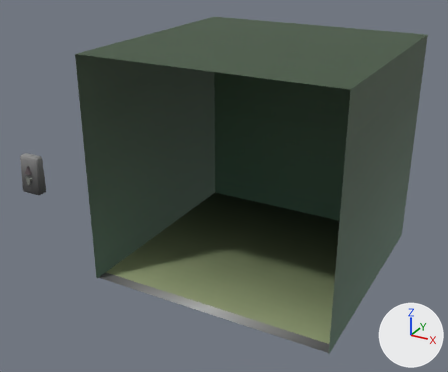
The FBX model Assets/Geometry/assets/elevator/elevator_walls.fbx, before and after one commit.
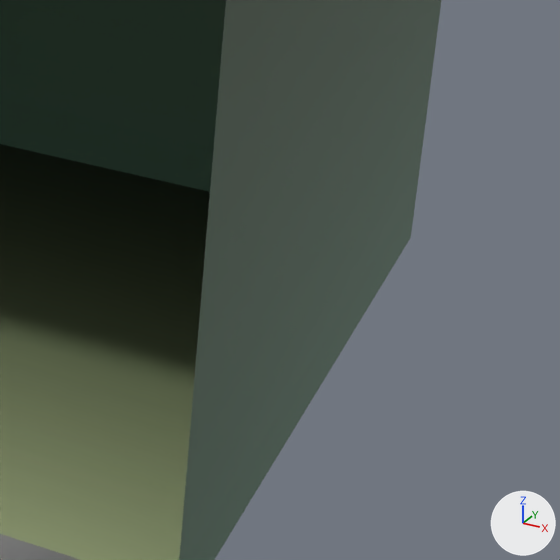
The first picture shows the older version from a 50 mm camera at (5.6, 3.81, 3.22) aimed at (2.96, 8.61, 0.83). The close-ups show both versions on the part from 61% to 100% of the width and 43% to 90% of the height of that picture; other places that the commit changed are outside them. The axes (+X, +Y, +Z) are drawn at lower right. The lights are the same throughout. Where no turn or scale is listed for an object, it has been applied to the vertices.

Objects in the first close-up: 'elevator_floor', 'elevator_walls'.
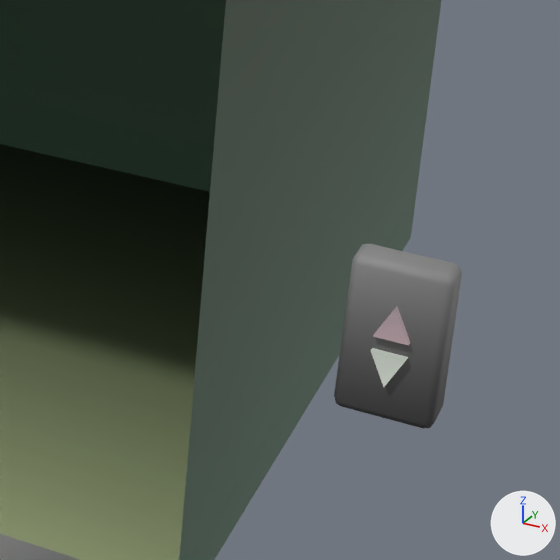
Changed parts and their boxes (x1, y1, x2, y2) in the close-ups (560 x 560 px):
'elevator_button', moved (not visible before): after (334, 244, 462, 428)

The change, as a diff of the scene's bpy script:
```diff
--- a/Assets/Geometry/assets/elevator/elevator_walls.fbx.py
+++ b/Assets/Geometry/assets/elevator/elevator_walls.fbx.py
@@ ob_elevator_button @@
 ob_elevator_button = bpy.data.objects.new('elevator_button', me_cube_038)
-ob_elevator_button.location = (1.408, 7.694, 1.047)
+ob_elevator_button.location = (4.851, 7.694, 1.047)
```
